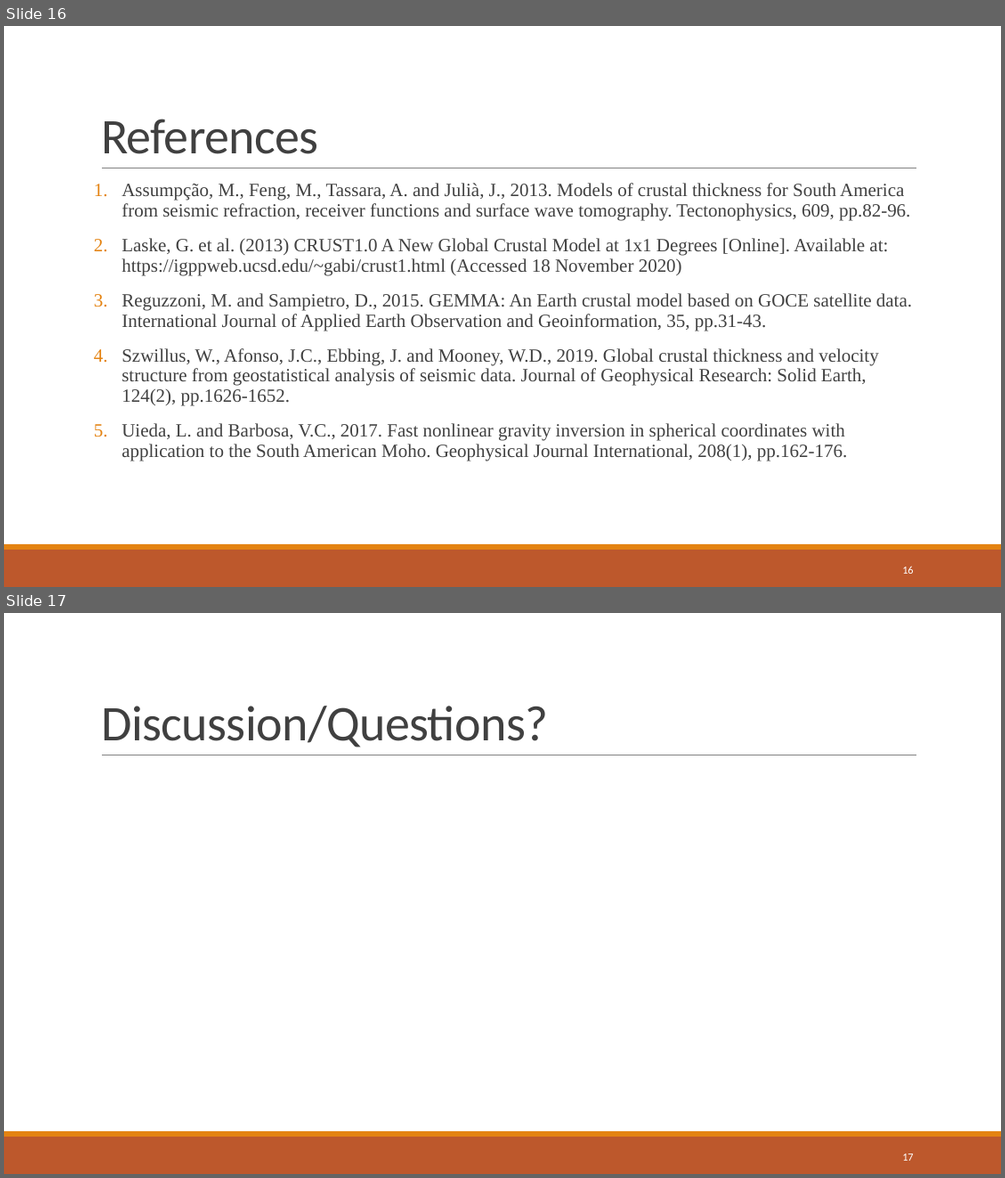
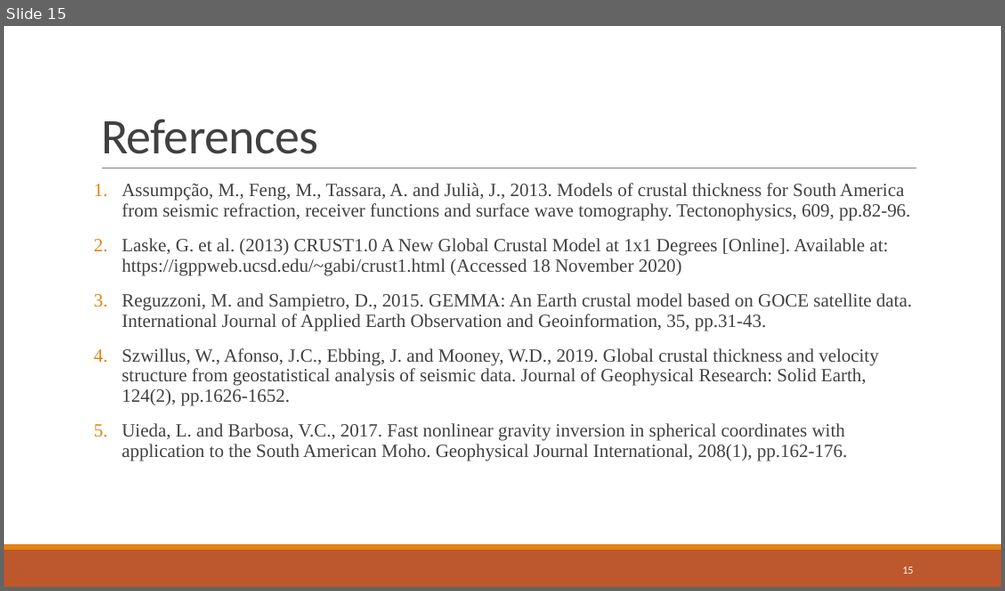
Before and after one commit to compgeolab/dissertation-moho-uncertainty, a slide deck: presentation/Project presentation.pptx. Shown one above the other, each under a label of ours: slides 16 and 17 before the commit, slide 15 after it. The pictures are 1005x1178 and 1005x591 pixels, drawn with LibreOffice and Linux fonts; fonts in the diff are those of the drawing. Boxes give left, top, right and bottom in pixels: in the first picture for what was removed or moved away, otherwise in the second. Text is boxed around its words. In the diff, an @@ line names an element or a change of style, - is before the commit and + after.

```diff
--- a/presentation/Project presentation.pptx
+++ b/presentation/Project presentation.pptx
@@ slide 17 removed at [4,613,1001,1174], background #FFFFFF; not listed: 3 template elements that a slide beside it also shows @@
@@ title removed at [101,706,548,747] @@
-Discussion/Questions?
@@ page number removed at [902,1153,913,1160] @@
-17
@@ what was slide 16 is now slide 15 @@
@@ page number at [902,566,913,573]: text changed @@
-16
+15
```
Also in this commit, not shown: 11 slides changed, 2 slides added, 3 other slides removed.
